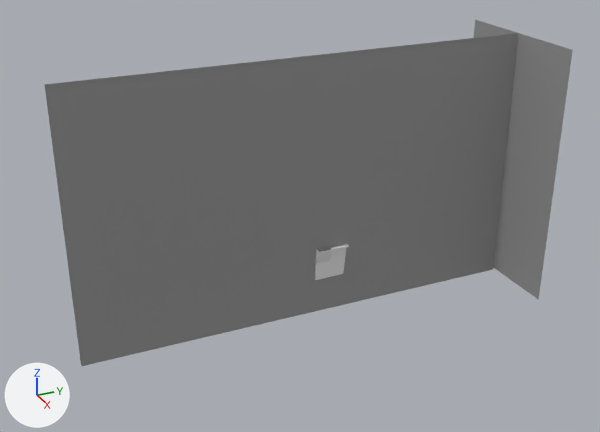
Before and after pictures for a commit that changed the Blender file 01-Models/ms_motor.blend.
Camera for both pictures: a 50 mm camera at (6.65, -3.09, 4.41) aimed at (0.05, -0.12, 1.11). The lights are fixed; the arrows at lower left show +X, +Y and +Z.

The scene before the commit, as lines of its bpy script (objects in view):
```python
me_cube_001 = bpy.data.meshes.new('Cube.001')
me_cube_001.from_pydata(...)  # 29 vertices, 25 faces; spans x -0.243..0.123, y -0.16..0.186, z -0.018..0.326
me_plane = bpy.data.meshes.new('Plane')
me_plane.from_pydata(...)  # 4 vertices, 1 face; spans x -2.3..2.3, y -0.01..2.64, z 0.0
me_plane.materials.append(mat_p1010420_jpg)  # picture img_p1010420_jpg
me_plane_001 = bpy.data.meshes.new('Plane.001')
me_plane_001.from_pydata(...)  # 4 vertices, 1 face; spans x -0.75..0.77, y 0.0..2.63, z 0.0
me_plane_001.materials.append(mat_p1010419_jpg)  # picture img_p1010419_jpg
ob_cube = bpy.data.objects.new('Cube', me_cube_001)
ob_cube.location = (-0.065, 0.228, 0.363)
ob_plane = bpy.data.objects.new('Plane', me_plane)
ob_plane.location = (-0.018, 0.0, -0.01)
ob_plane.rotation_euler = (1.571, 0.0, 11.0)  # degrees (90, 0, 270)
ob_plane_001 = bpy.data.objects.new('Plane.001', me_plane_001)
ob_plane_001.location = (0.0, 2.288, 0.0)
ob_plane_001.rotation_euler = (1.571, 0.0, 6.283)  # degrees (90, 0, 360)
# also in view: 'Plane.002' at (-0.01, 0.0, 1.29)
```
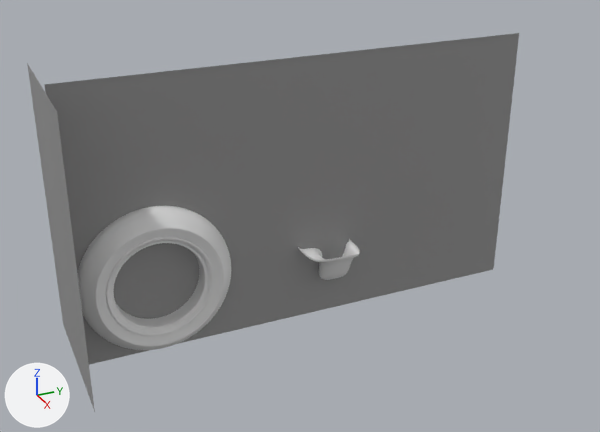
Commit message: Neu Modelliert Reifen Hinten

Patch to the scene script:
```diff
--- a/01-Models/ms_motor.blend.py
+++ b/01-Models/ms_motor.blend.py
@@ me_cube_001 @@
 # used by ob_cube; location = (-0.065, 0.228, 0.363)
-me_cube_001.from_pydata(...)  # 29 vertices, 25 faces; spans x -0.243..0.123, y -0.16..0.186, z -0.018..0.326
+me_cube_001.from_pydata(...)  # 52 vertices, 46 faces; spans x -0.286..0.283, y -0.22..0.342, z -0.018..0.392
+# me_cube_001 part 1: 23 vertices removed from x -0.243..0.123, y -0.152..0.186, z 0.166..0.326; 46 vertices added at x -0.286..0.283, y -0.22..0.342, z 0.166..0.392
@@ me_circle @@
+me_circle.from_pydata(...)  # 416 vertices, 352 faces; spans x -1.0..1.0, y -1.0..1.0, z 0.0..0.28
+me_circle.polygons.foreach_set('use_smooth', [True] * 352)
@@ ob_cube @@
 ob_cube = bpy.data.objects.new('Cube', me_cube_001)
-ob_cube.location = (-0.065, 0.228, 0.363)
+ob_cube.location = (0.045, 0.228, 0.363)
+ob_cube.rotation_euler = (0.0, 0.0, 3.142)  # degrees (0, 0, 180)
@@ ob_plane_001 @@
 ob_plane_001 = bpy.data.objects.new('Plane.001', me_plane_001)
-ob_plane_001.location = (0.0, 2.288, 0.0)
-ob_plane_001.rotation_euler = (1.571, 0.0, 6.283)  # degrees (90, 0, 360)
+ob_plane_001.location = (0.0, -2.331, 0.0)
+ob_plane_001.rotation_euler = (1.571, 0.0, 15.71)  # degrees (90, 0, 180)
@@ ob_circle @@
+ob_circle = bpy.data.objects.new('Circle', me_circle)
+ob_circle.location = (0.0, -1.544, 0.724)
+ob_circle.rotation_euler = (1.571, 0.0, 1.571)  # degrees (90, 0, 90)
+ob_circle.scale = (0.726, 0.726, 0.726)
+_m = ob_circle.modifiers.new('Mirror', 'MIRROR')
+_m.use_axis = (False, False, True)
+_m = ob_circle.modifiers.new('Subsurf', 'SUBSURF')
+_m.levels = 2
```

Pixel boxes (x1, y1, x2, y2) of what changed, in the pictures (600 x 432 px):
'Plane.001', moved, turned
    before: (474, 20, 573, 300)
    after: (27, 64, 95, 412)
'Circle', added
    after: (77, 206, 231, 350)
'Cube', reshaped, moved, turned
    before: (315, 243, 349, 280)
    after: (298, 239, 360, 280)
